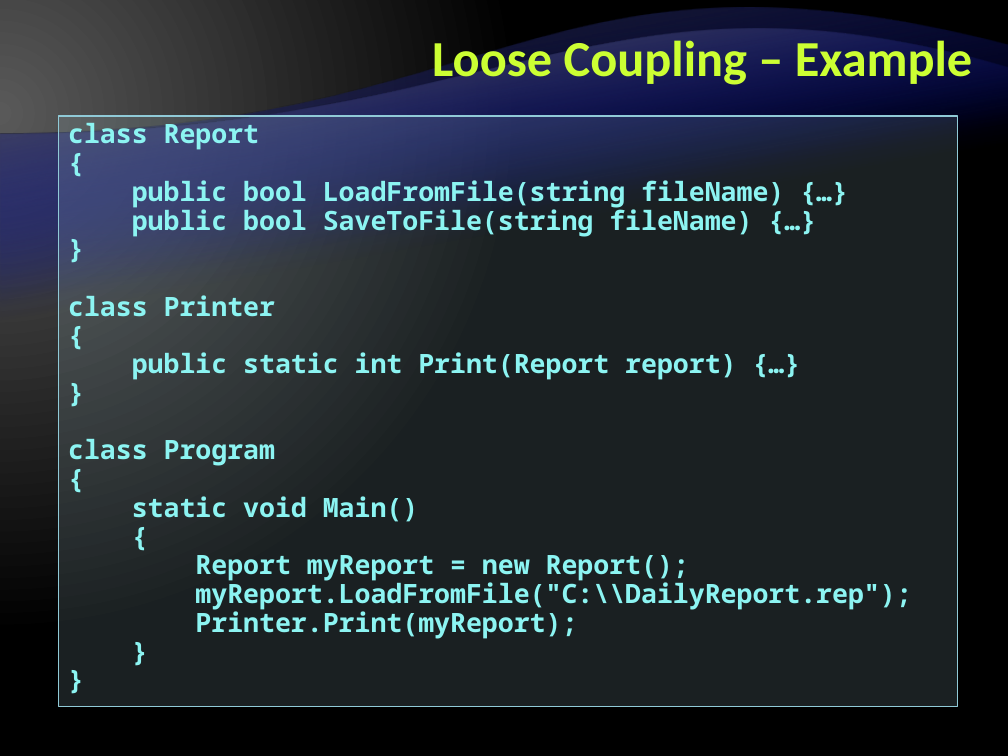
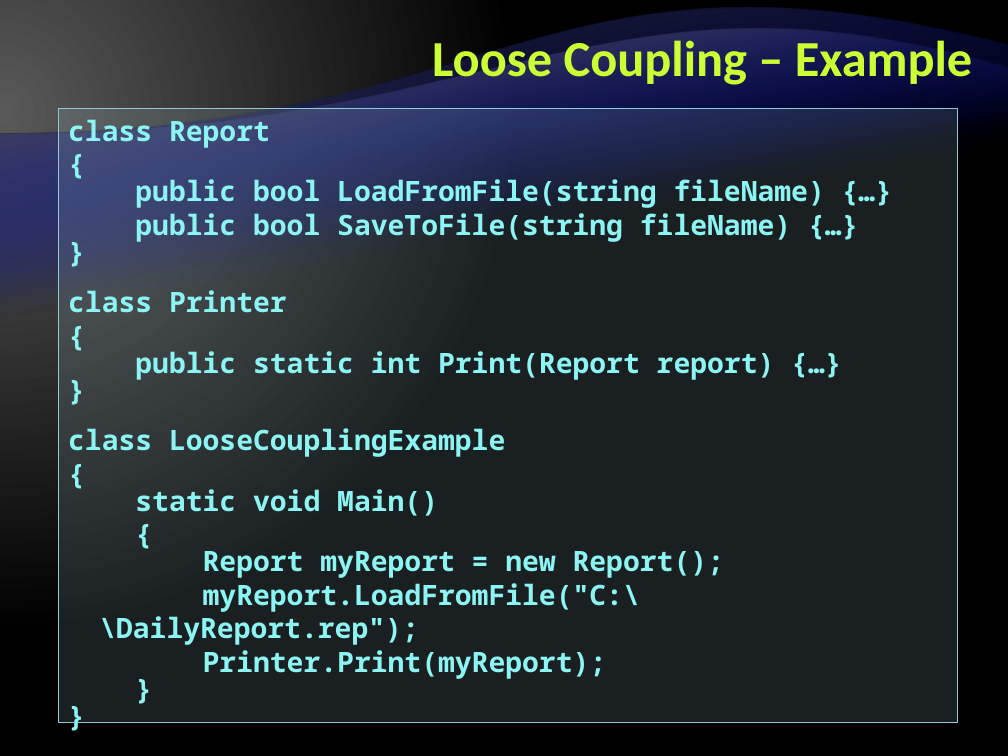
Before and after one commit to Graveheart/aspnetcourse, a slide deck: slide 74 of 2010/lectures/4. Object-Oriented Programming with CSharp.pptx. Drawn at 1008x756 pixels with LibreOffice and Linux fonts; fonts in the diff are those of the drawing; background and template pictures are left out. Boxes give left, top, right and bottom in pixels: in the first picture for what was removed or moved away, otherwise in the second. Text is boxed around its words. In the diff, an @@ line names an element or a change of style, - is before the commit and + after.

```diff
--- a/2010/lectures/4. Object-Oriented Programming with CSharp.pptx
+++ b/2010/lectures/4. Object-Oriented Programming with CSharp.pptx
@@ rectangle "class Report": place and size @@
-rectangle "class Report" at bbox=[58, 116, 958, 707]
+rectangle "class Report" at bbox=[58, 108, 958, 722]
@@ text in rectangle at bbox=[68, 114, 825, 679]: size 19 to 20 pt; line spacing 0.9 to 1; line spacing 0.9 to 0.8; more space between paragraphs @@
@@ text in rectangle at bbox=[68, 428, 505, 457]: text changed; size 19 to 20 pt @@
-class Program
+class LooseCouplingExample
```
Also in this commit, not shown: 54 other slides changed.
